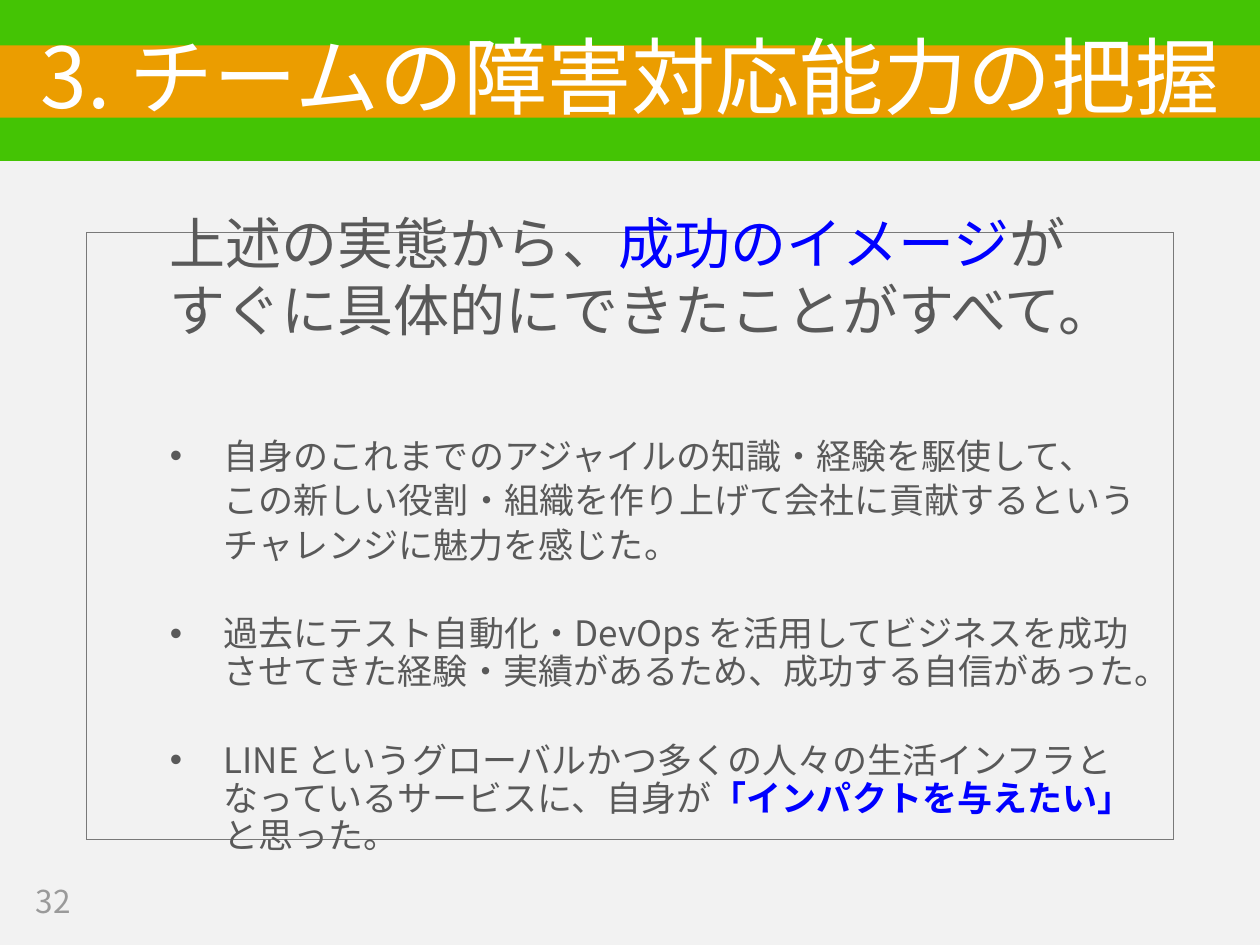
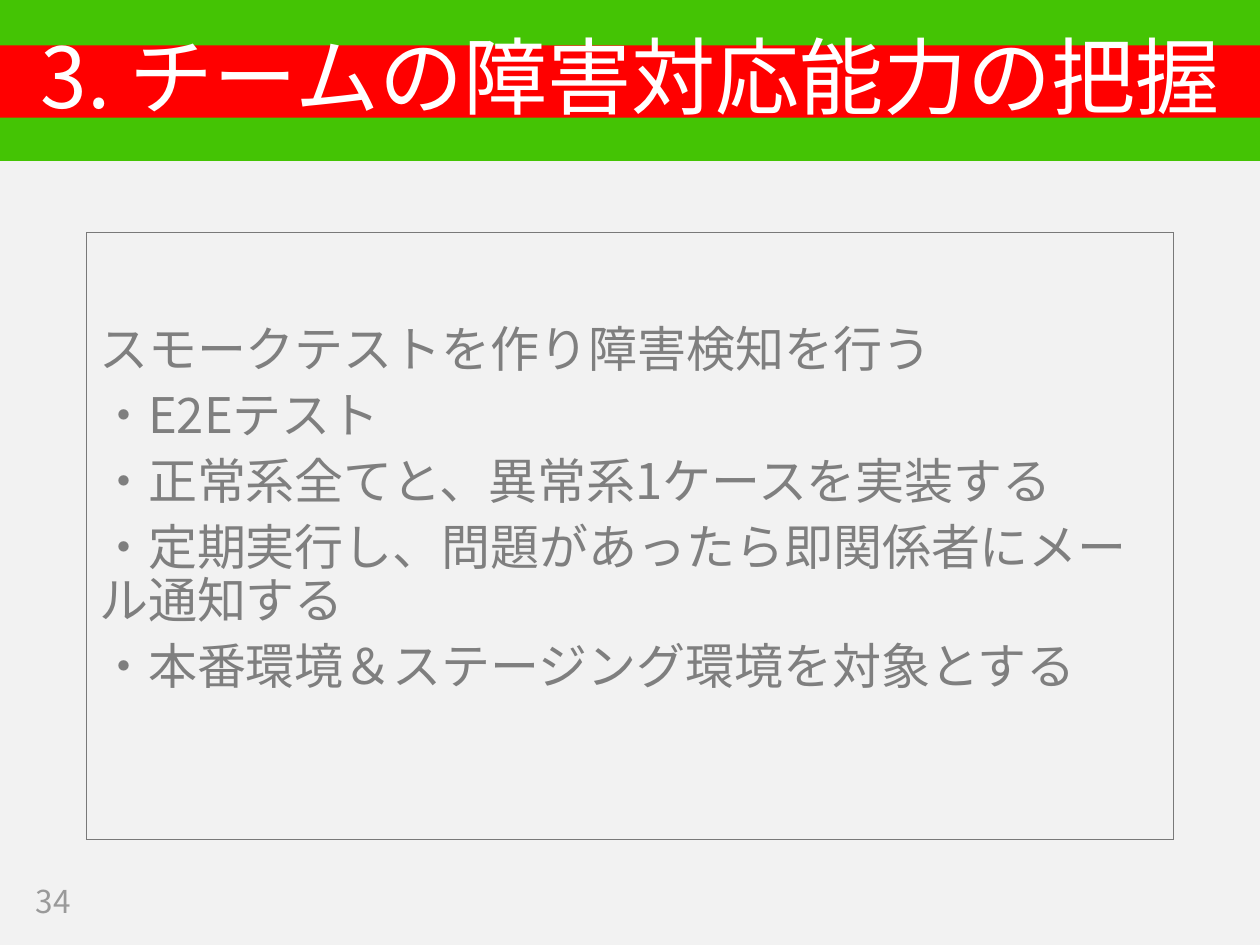
Before and after one commit to hageyahhoo/RSGT2018, a slide deck: slide 34 of SET_PO_ja.pptx (slide 32 before the commit). Drawn at 1260x945 pixels with LibreOffice and Linux fonts; fonts in the diff are those of the drawing. Boxes give left, top, right and bottom in pixels: in the first picture for what was removed or moved away, otherwise in the second. Text is boxed around its words. In the diff, an @@ line names an element or a change of style, - is before the commit and + after.

Commit message:
大まかな構成を作成

```diff
--- a/SET_PO_ja.pptx
+++ b/SET_PO_ja.pptx
@@ title "3. チームの障害対応能力の把握" at [0,45,1260,117]: fill #EB9D00 to #FF0000 @@
@@ text at [99,326,1127,688]: text changed; size 20 to 28 pt; text colour #595959 to #7F7F7F @@
-  上述の実態から、成功のイメージが
-  すぐに具体的にできたことがすべて。
-  • 自身のこれまでのアジャイルの知識・経験を駆使して、
-  この新しい役割・組織を作り上げて会社に貢献するという
-  チャレンジに魅力を感じた。
-  • 過去にテスト自動化・DevOps を活用してビジネスを成功させてきた経験・実績があるため、成功する自信があった。
-  • LINE というグローバルかつ多くの人々の生活インフラとなっているサービスに、自身が「インパクトを与えたい」と思った。
+スモークテストを作り障害検知を行う
+・E2Eテスト
+・正常系全てと、異常系1ケースを実装する
+・定期実行し、問題があったら即関係者にメール通知する
+・本番環境＆ステージング環境を対象とする
@@ page number at [36,890,71,913]: text changed @@
-32
+34
```
Also in this commit, not shown: 17 other slides changed, 15 slides added, 7 slides removed.
